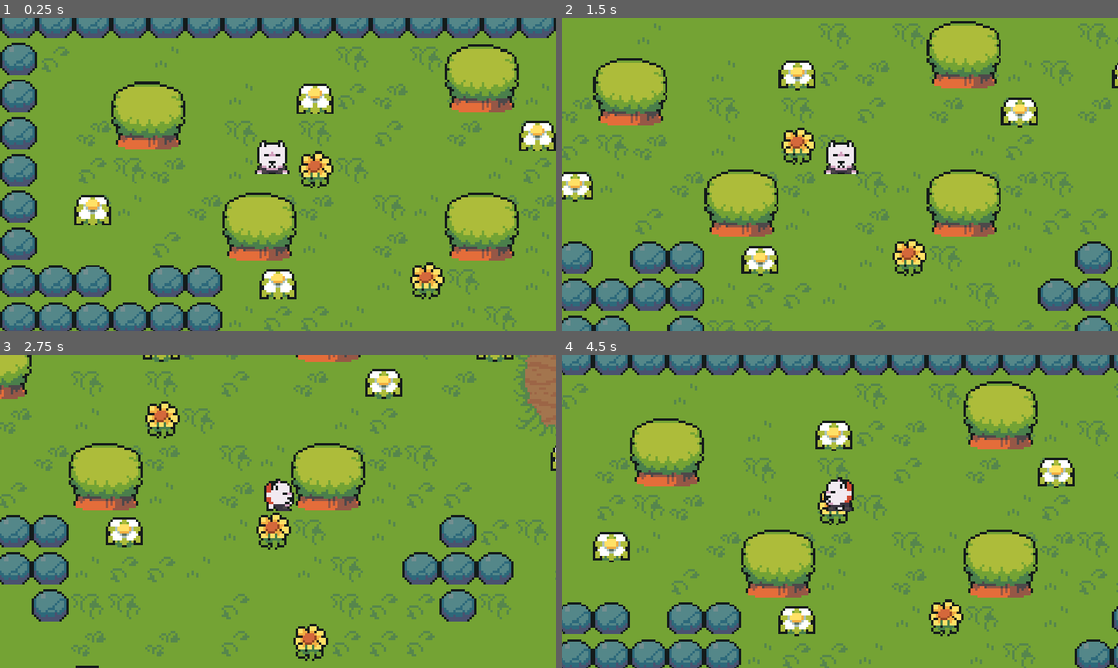
Above: before the commit, frames 1-4 (two rows, left to right).
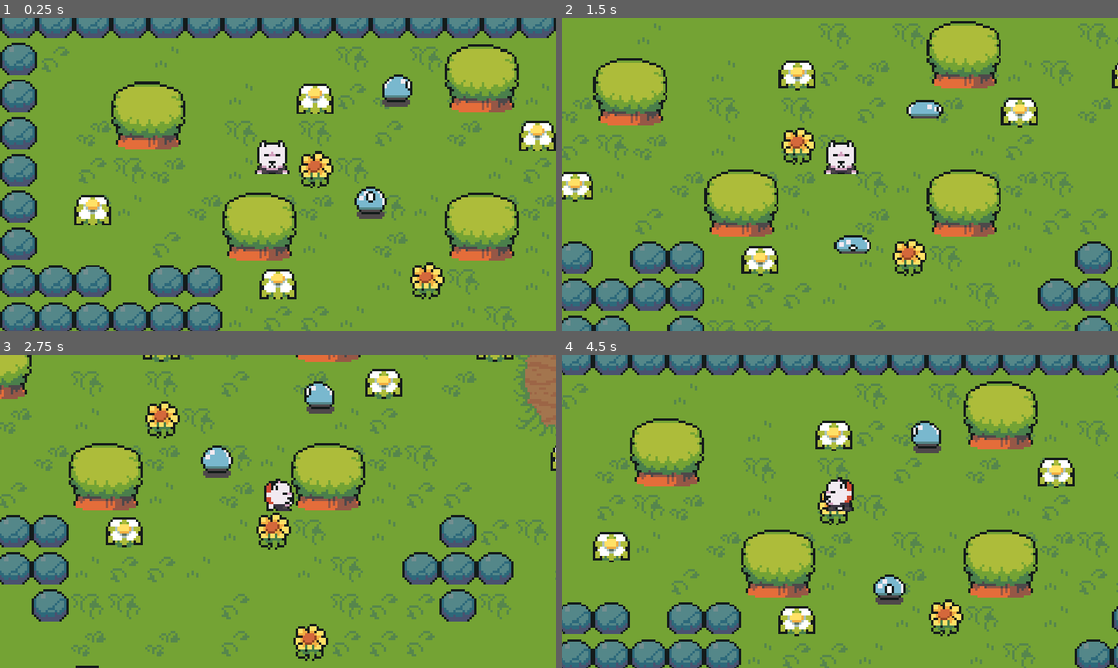
Above: after the commit, the same moments.

Repository: helderscrolls/magic-doggo
Game: Godot game, scene res://scenes/world.tscn
Same seed, same stepped clock (60 frames per second), same inputs: the game is played once before the commit and once after it.
Inputs:
- Up to frame 1 (0.25 s): no input
- Up to frame 2 (1.5 s): hold Right (ui_right) 0.53-1.28 s; hold Down (ui_down) from 1.28 s (still down)
- Up to frame 3 (2.75 s): release Down (ui_down) at 2.03 s; hold Right (ui_right) from 2.03 s (still down)
- Up to frame 4 (4.5 s): release Right (ui_right) at 2.78 s; hold Up (ui_up) 2.78-3.53 s; hold Left (ui_left) from 3.53 s (still down)

The runs differ from the first frame. In frame 1, 1.0% of the frame differs, in the area x 63-75%, y 18-65%; in frame 2, 0.7%; in frame 3, 1.0%; in frame 4, 0.9%.

Commit message:
feat(enemies): add basic slime with dynamic movement

Diff:
--- a/scenes/player.tscn
+++ b/scenes/player.tscn
@@ -1,7 +1,7 @@
 [gd_scene load_steps=10 format=3 uid="uid://ctls2l24ivrad"]
 
 [ext_resource type="Script" path="res://scripts/player.gd" id="1_a5nlh"]
-[ext_resource type="Texture2D" uid="uid://c6e6ebor0jmek" path="res://assets/sprites/player.png" id="1_dw7en"]
+[ext_resource type="Texture2D" uid="uid://c6e6ebor0jmek" path="res://assets/sprites/Player.png" id="1_dw7en"]
 
 [sub_resource type="Animation" id="Animation_fqi20"]
 length = 0.001
--- /dev/null
+++ b/scenes/slime.tscn
@@ -0,0 +1,149 @@
+[gd_scene load_steps=20 format=3 uid="uid://ghksv31f2ew1"]
+
+[ext_resource type="Script" path="res://scripts/slime.gd" id="1_8bkjq"]
+[ext_resource type="Texture2D" uid="uid://dqut85ib5qovv" path="res://assets/sprites/Slime.png" id="1_p2rf4"]
+
+[sub_resource type="AtlasTexture" id="AtlasTexture_0qvap"]
+atlas = ExtResource("1_p2rf4")
+region = Rect2(0, 0, 16, 16)
+
+[sub_resource type="AtlasTexture" id="AtlasTexture_n44a4"]
+atlas = ExtResource("1_p2rf4")
+region = Rect2(0, 16, 16, 16)
+
+[sub_resource type="AtlasTexture" id="AtlasTexture_21opr"]
+atlas = ExtResource("1_p2rf4")
+region = Rect2(0, 32, 16, 16)
+
+[sub_resource type="AtlasTexture" id="AtlasTexture_ixxg3"]
+atlas = ExtResource("1_p2rf4")
+region = Rect2(0, 48, 16, 16)
+
+[sub_resource type="AtlasTexture" id="AtlasTexture_3n4ju"]
+atlas = ExtResource("1_p2rf4")
+region = Rect2(32, 0, 16, 16)
+
+[sub_resource type="AtlasTexture" id="AtlasTexture_6hqxq"]
+atlas = ExtResource("1_p2rf4")
+region = Rect2(32, 16, 16, 16)
+
+[sub_resource type="AtlasTexture" id="AtlasTexture_v3bai"]
+atlas = ExtResource("1_p2rf4")
+region = Rect2(32, 32, 16, 16)
+
+[sub_resource type="AtlasTexture" id="AtlasTexture_gfit1"]
+atlas = ExtResource("1_p2rf4")
+region = Rect2(32, 48, 16, 16)
+
+[sub_resource type="AtlasTexture" id="AtlasTexture_4aux7"]
+atlas = ExtResource("1_p2rf4")
+region = Rect2(48, 0, 16, 16)
+
+[sub_resource type="AtlasTexture" id="AtlasTexture_ajl1i"]
+atlas = ExtResource("1_p2rf4")
+region = Rect2(48, 16, 16, 16)
+
+[sub_resource type="AtlasTexture" id="AtlasTexture_eo7v1"]
+atlas = ExtResource("1_p2rf4")
+region = Rect2(48, 32, 16, 16)
+
+[sub_resource type="AtlasTexture" id="AtlasTexture_0pifn"]
+atlas = ExtResource("1_p2rf4")
+region = Rect2(48, 48, 16, 16)
+
+[sub_resource type="AtlasTexture" id="AtlasTexture_3p7lk"]
+atlas = ExtResource("1_p2rf4")
+region = Rect2(16, 0, 16, 16)
+
+[sub_resource type="AtlasTexture" id="AtlasTexture_g4yq6"]
+atlas = ExtResource("1_p2rf4")
+region = Rect2(16, 16, 16, 16)
+
+[sub_resource type="AtlasTexture" id="AtlasTexture_bxagc"]
+atlas = ExtResource("1_p2rf4")
+region = Rect2(16, 32, 16, 16)
+
+[sub_resource type="AtlasTexture" id="AtlasTexture_n02sg"]
+atlas = ExtResource("1_p2rf4")
+region = Rect2(16, 48, 16, 16)
+
+[sub_resource type="SpriteFrames" id="SpriteFrames_qk8dg"]
+animations = [{
+"frames": [{
+"duration": 1.0,
+"texture": SubResource("AtlasTexture_0qvap")
+}, {
+"duration": 1.0,
+"texture": SubResource("AtlasTexture_n44a4")
+}, {
+"duration": 1.0,
+"texture": SubResource("AtlasTexture_21opr")
+}, {
+"duration": 1.0,
+"texture": SubResource("AtlasTexture_ixxg3")
+}],
+"loop": true,
+"name": &"walkDown",
+"speed": 5.0
+}, {
+"frames": [{
+"duration": 1.0,
+"texture": SubResource("AtlasTexture_3n4ju")
+}, {
+"duration": 1.0,
+"texture": SubResource("AtlasTexture_6hqxq")
+}, {
+"duration": 1.0,
+"texture": SubResource("AtlasTexture_v3bai")
+}, {
+"duration": 1.0,
+"texture": SubResource("AtlasTexture_gfit1")
+}],
+"loop": true,
+"name": &"walkLeft",
+"speed": 5.0
+}, {
+"frames": [{
+"duration": 1.0,
+"texture": SubResource("AtlasTexture_4aux7")
+}, {
+"duration": 1.0,
+"texture": SubResource("AtlasTexture_ajl1i")
+}, {
+"duration": 1.0,
+"texture": SubResource("AtlasTexture_eo7v1")
+}, {
+"duration": 1.0,
+"texture": SubResource("AtlasTexture_0pifn")
+}],
+"loop": true,
+"name": &"walkRight",
+"speed": 5.0
+}, {
+"frames": [{
+"duration": 1.0,
+"texture": SubResource("AtlasTexture_3p7lk")
+}, {
+"duration": 1.0,
+"texture": SubResource("AtlasTexture_g4yq6")
+}, {
+"duration": 1.0,
+"texture": SubResource("AtlasTexture_bxagc")
+}, {
+"duration": 1.0,
+"texture": SubResource("AtlasTexture_n02sg")
+}],
+"loop": true,
+"name": &"walkUp",
+"speed": 5.0
+}]
+
+[node name="Slime" type="CharacterBody2D"]
+z_index = 1
+y_sort_enabled = true
+script = ExtResource("1_8bkjq")
+
+[node name="AnimatedSprite2D" type="AnimatedSprite2D" parent="."]
+position = Vector2(0, -7)
+sprite_frames = SubResource("SpriteFrames_qk8dg")
+animation = &"walkRight"
--- a/scenes/world.tscn
+++ b/scenes/world.tscn
@@ -1,10 +1,11 @@
-[gd_scene load_steps=17 format=4 uid="uid://cpecp3qi5iy6c"]
+[gd_scene load_steps=18 format=4 uid="uid://cpecp3qi5iy6c"]
 
 [ext_resource type="PackedScene" uid="uid://ctls2l24ivrad" path="res://scenes/player.tscn" id="1_kaimq"]
 [ext_resource type="Texture2D" uid="uid://c58vyqyv1oxyo" path="res://assets/sprites/TilesetFloor.png" id="2_gbiac"]
 [ext_resource type="Texture2D" uid="uid://cnu08bks67p4w" path="res://assets/sprites/TilesetNature.png" id="2_ogoc5"]
 [ext_resource type="Texture2D" uid="uid://cj7kt0jxct2at" path="res://assets/sprites/AnimatedWhiteFlower.png" id="3_hgiak"]
 [ext_resource type="Script" path="res://scripts/follow_camera.gd" id="5_vifo5"]
+[ext_resource type="PackedScene" uid="uid://ghksv31f2ew1" path="res://scenes/slime.tscn" id="6_km1kr"]
 
 [sub_resource type="TileSetAtlasSource" id="TileSetAtlasSource_c3omh"]
 texture = ExtResource("2_gbiac")
@@ -1942,3 +1943,26 @@
 limit_bottom = 288
 script = ExtResource("5_vifo5")
 groundTileMapLayer = NodePath("../../TileMaps/Ground")
+
+[node name="Slimes" type="Node2D" parent="."]
+
+[node name="Slime" parent="Slimes" node_paths=PackedStringArray("endPoint") instance=ExtResource("6_km1kr")]
+position = Vector2(167, 42)
+endPoint = NodePath("Marker2D")
+
+[node name="Marker2D" type="Marker2D" parent="Slimes/Slime"]
+position = Vector2(41, 30)
+
+[node name="Slime2" parent="Slimes" node_paths=PackedStringArray("endPoint") instance=ExtResource("6_km1kr")]
+position = Vector2(304, 32)
+endPoint = NodePath("Marker2D")
+
+[node name="Marker2D" type="Marker2D" parent="Slimes/Slime2"]
+position = Vector2(56, 0)
+
+[node name="Slime3" parent="Slimes" node_paths=PackedStringArray("endPoint") instance=ExtResource("6_km1kr")]
+position = Vector2(160, 88)
+endPoint = NodePath("Marker2D")
+
+[node name="Marker2D" type="Marker2D" parent="Slimes/Slime3"]
+position = Vector2(0, 32)
--- /dev/null
+++ b/scripts/slime.gd
@@ -0,0 +1,54 @@
+extends CharacterBody2D
+
+@export var speed = 20
+@export var limit = 0.5
+@export var endPoint: Marker2D
+
+@onready var animations = $AnimatedSprite2D
+
+var startPosition
+var endPosition
+
+func _ready():
+	startPosition = position
+
+	# Static - Blocks down movement
+	#endPosition = startPosition + Vector2(0, 3*16)
+
+	# Dynamic EndPosition
+	endPosition = endPoint.global_position
+
+func changeDirection():
+	var temporaryEndPosition = endPosition
+
+	endPosition = startPosition
+	startPosition = temporaryEndPosition
+
+func updateVelocity():
+	var moveDirection = endPosition - position
+
+	if moveDirection.length() < limit:
+		changeDirection()
+
+	velocity = moveDirection.normalized() * speed
+
+func updateAnimation():
+	if velocity.length() == 0:
+		if animations.is_playing():
+			animations.stop()
+	else:
+		var direction = "Down"
+
+		if velocity.x < 0:
+			direction = "Left"
+		elif velocity.x > 0:
+			direction = "Right"
+		elif velocity.y < 0:
+			direction = "Up"
+
+		animations.play("walk" + direction)
+
+func _physics_process(delta: float) -> void:
+	updateVelocity()
+	move_and_slide()
+	updateAnimation()
Binary file added: assets/sprites/Slime.png
Not shown, changed: assets/sprites/Slime.png.import
